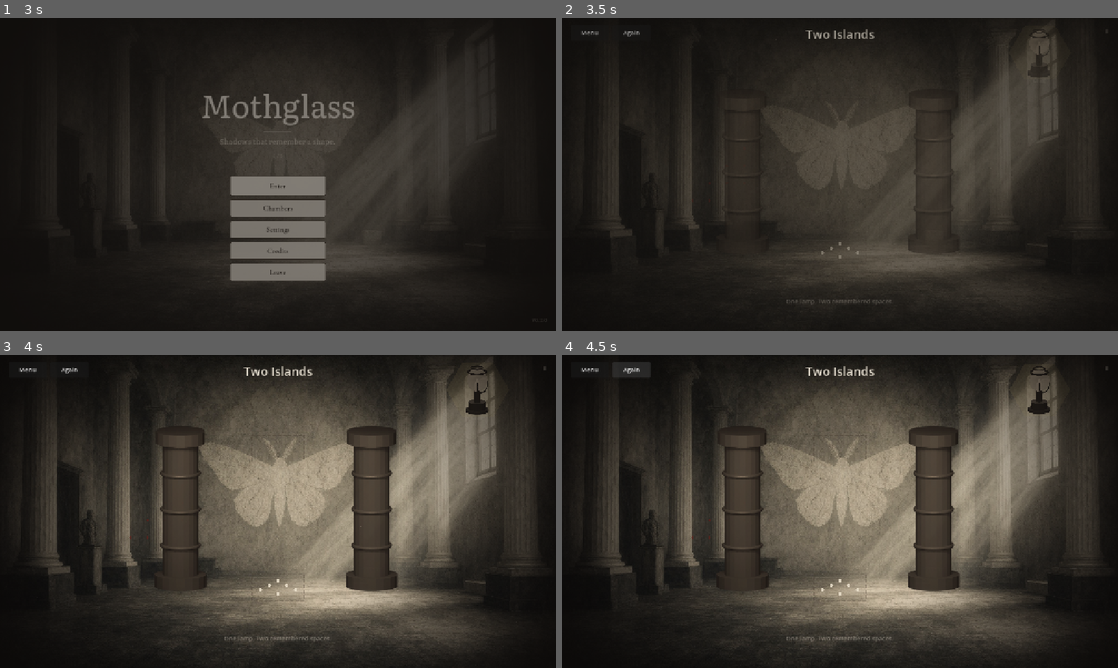
Above: before the commit, frames 1-4 (two rows, left to right).
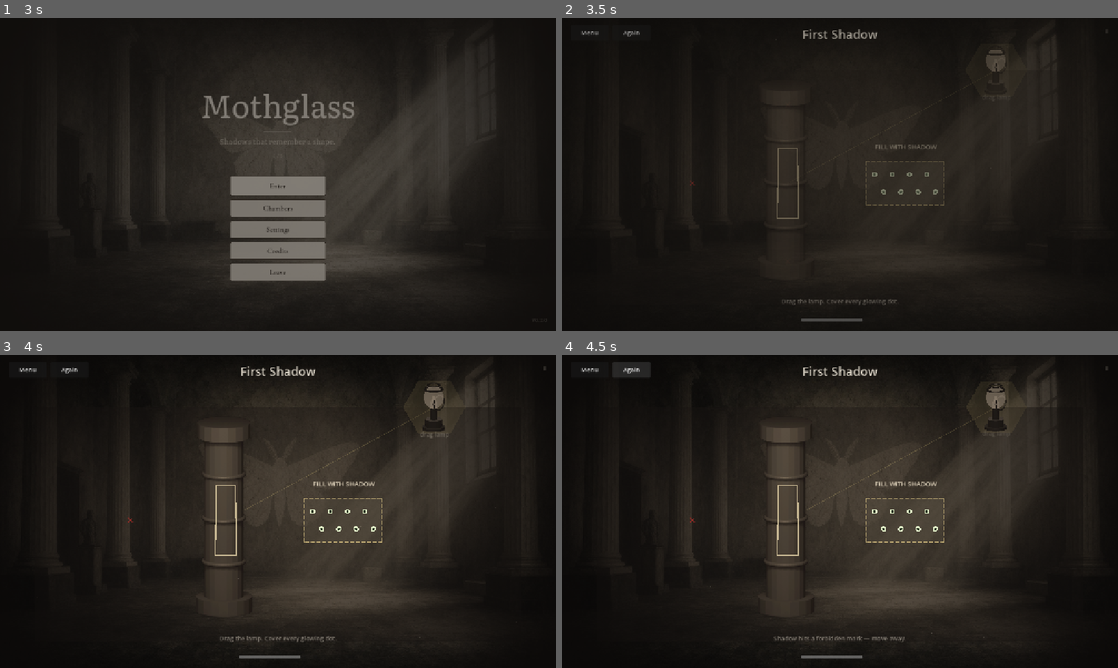
Above: after the commit, the same moments.

Repository: quocXEM/mothglass
Game: Godot game, scene res://scenes/boot.tscn
Two runs of this game, one before a commit and one after it. Both use one fixed random seed, a clock stepped at 60 frames per second and the inputs below.
Inputs (mouse positions are in pixels of both pictures, inside the frame that each line leads up to):
- Up to frame 1 (3 s): tap Enter at 0.5 s; move the mouse to (400, 158) at 0.52 s; tap Q at 0.6, 2.1 s; click (400, 158) at 0.67 s; drag from (166, 190) to (250, 237) at 1.27 s; tap Space at 2 s; move the mouse to (333, 105) at 2.02 s; click (333, 105) at 2.17 s; click "Enter" at 2.75 s
- Up to frame 2 (3.5 s): no input
- Up to frame 3 (4 s): click "Again" at 3.5 s
- Up to frame 4 (4.5 s): click "Again" at 4.25 s

Frame 1 is identical in both runs. In frame 2, 18% of the frame differs, in the area x 9-90%, y 3-97%; in frame 3, 43%; in frame 4, 43%, in the area x 6-96%, y 2-97%.

Commit message:
Làm gameplay dễ hiểu: phản hồi live, vùng phủ rõ, phòng 1 dạy bóng.
Mờ nền trang trí, bóng đậm hơn, tia đèn, giữ 0.7s; R1 một cột rõ ràng.

Co-authored-by: Cursor <cursoragent@cursor.com>

Diff:
--- a/scripts/core/loc.gd
+++ b/scripts/core/loc.gd
@@ -32,18 +32,25 @@
 		"room.again": "Again",
 		"room.pause": "Paused",
 		"room.resume": "Resume",
-		"room.drag": "drag",
-		"room.rotate": "Q  E",
+		"room.drag": "drag lamp",
+		"room.rotate": "Q  E  rotate",
 		"win.title": "Remembered",
 		"win.body": "The shadow holds.",
 		"win.next": "Continue",
 		"win.menu": "Menu",
-		"room.1.title": "Two Islands",
-		"room.1.whisper": "One lamp. Two remembered spaces.",
-		"room.2.title": "Narrow Angle",
-		"room.2.whisper": "Narrower than it looks.",
+		"hint.goal": "Fill the dashed shape with shadow.",
+		"hint.low": "Move the lamp — watch the shadow.",
+		"hint.mid": "Closer… cover more dots.",
+		"hint.high": "Almost — fine-tune the lamp.",
+		"hint.hold": "Hold still…",
+		"hint.anti": "Shadow hits a forbidden mark — move away.",
+		"zone.fill": "FILL WITH SHADOW",
+		"room.1.title": "First Shadow",
+		"room.1.whisper": "Drag the lamp. Cover every glowing dot.",
+		"room.2.title": "Two Shadows",
+		"room.2.whisper": "Two objects. One lamp. Cover the shape below.",
 		"room.3.title": "Turning Memory",
-		"room.3.whisper": "Turn. Then place the lamp.",
+		"room.3.whisper": "Rotate with Q/E, then place the lamp.",
 		"room.4.title": "Skewed Gate",
 		"room.4.whisper": "The gate is not true to the eye.",
 		"room.5.title": "Glass Moth",
@@ -73,18 +80,25 @@
 		"room.again": "Lại",
 		"room.pause": "Tạm dừng",
 		"room.resume": "Tiếp",
-		"room.drag": "kéo",
-		"room.rotate": "Q  E",
+		"room.drag": "kéo đèn",
+		"room.rotate": "Q  E  xoay",
 		"win.title": "Đã nhớ",
 		"win.body": "Bóng giữ hình.",
 		"win.next": "Tiếp",
 		"win.menu": "Menu",
-		"room.1.title": "Hai đảo bóng",
-		"room.1.whisper": "Một đèn. Hai khoảng nhớ.",
-		"room.2.title": "Góc hẹp",
-		"room.2.whisper": "Góc hẹp hơn bạn nghĩ.",
+		"hint.goal": "Phủ vùng nét đứt bằng bóng.",
+		"hint.low": "Kéo đèn — nhìn bóng đen chạy.",
+		"hint.mid": "Gần hơn… phủ thêm chấm sáng.",
+		"hint.high": "Sắp được — chỉnh nhẹ vị trí đèn.",
+		"hint.hold": "Giữ yên…",
+		"hint.anti": "Bóng chạm dấu cấm ✕ — kéo ra.",
+		"zone.fill": "PHỦ BẰNG BÓNG",
+		"room.1.title": "Bóng đầu tiên",
+		"room.1.whisper": "Kéo đèn. Phủ hết mọi chấm sáng.",
+		"room.2.title": "Hai bóng",
+		"room.2.whisper": "Hai vật. Một đèn. Phủ hình phía dưới.",
 		"room.3.title": "Xoay khối nhớ",
-		"room.3.whisper": "Xoay. Rồi đặt đèn.",
+		"room.3.whisper": "Xoay Q/E, rồi đặt đèn.",
 		"room.4.title": "Cổng lệch",
 		"room.4.whisper": "Cổng không thẳng với mắt.",
 		"room.5.title": "Bướm kính",
--- a/scripts/puzzle/room_catalog.gd
+++ b/scripts/puzzle/room_catalog.gd
@@ -34,46 +34,42 @@
 
 
 static func _r1() -> Dictionary:
-	# Hai cột — bóng phải phủ CẢ vùng trên lẫn dưới (túi đèn hẹp).
+	# Tutorial rõ: 1 cột, kéo đèn SANG TRÁI → bóng phủ vùng PHẢI.
 	return {
-		"title": "Hai đảo bóng",
-		"whisper": "Một bóng. Hai khoảng nhớ.",
-		"lamp": Vector2(1100, 80),
-		"shadow_length": 280.0,
-		"threshold": 0.9,
+		"title": "Bóng đầu tiên",
+		"whisper": "Kéo đèn. Phủ hết mọi chấm sáng.",
+		"lamp": Vector2(1000, 120),
+		"shadow_length": 420.0,
+		"threshold": 0.88,
 		"rotatable": false,
 		"props": [
-			{"pos": Vector2(420, 360), "poly": _poly([Vector2(-20, -60), Vector2(20, -60), Vector2(22, 60), Vector2(-22, 60)]), "sprite": "prop_pillar", "sprite_scale": Vector2(0.55, 0.7)},
-			{"pos": Vector2(860, 360), "poly": _poly([Vector2(-20, -60), Vector2(20, -60), Vector2(22, 60), Vector2(-22, 60)]), "sprite": "prop_pillar", "sprite_scale": Vector2(0.55, 0.7)},
+			{"pos": Vector2(520, 380), "poly": _poly([Vector2(-22, -80), Vector2(22, -80), Vector2(24, 80), Vector2(-24, 80)]), "sprite": "prop_pillar", "sprite_scale": Vector2(0.6, 0.85)},
 		],
 		"target_samples": [
-			Vector2(640, 200), Vector2(620, 210), Vector2(660, 210), Vector2(640, 230), Vector2(600, 220), Vector2(680, 220),
-			Vector2(640, 520), Vector2(620, 530), Vector2(660, 530), Vector2(640, 550), Vector2(600, 540), Vector2(680, 540),
+			Vector2(720, 360), Vector2(760, 360), Vector2(800, 360), Vector2(840, 360),
+			Vector2(740, 400), Vector2(780, 400), Vector2(820, 400), Vector2(860, 400),
 		],
 		"anti_samples": [
-			Vector2(420, 300), Vector2(420, 340), Vector2(420, 380), Vector2(300, 420),
-			Vector2(340, 380), Vector2(340, 420), Vector2(380, 340), Vector2(380, 380),
+			Vector2(520, 200), Vector2(520, 560), Vector2(300, 380),
 		],
 		"target_outline": _poly([
-			Vector2(580, 185), Vector2(700, 185), Vector2(700, 245), Vector2(580, 245),
-		]),
-		"target_outline_b": _poly([
-			Vector2(580, 505), Vector2(700, 505), Vector2(700, 565), Vector2(580, 565),
+			Vector2(700, 330), Vector2(880, 330), Vector2(880, 430), Vector2(700, 430),
 		]),
 	}
 
 
 static func _r2() -> Dictionary:
+	# Hai nêm — bóng phải phủ vùng DƯỚI. Đèn đúng khoảng phía trên giữa-phải.
 	return {
-		"title": "Góc hẹp",
-		"whisper": "Góc hẹp hơn bạn nghĩ.",
+		"title": "Hai bóng",
+		"whisper": "Hai vật. Một đèn. Phủ hình phía dưới.",
 		"lamp": Vector2(80, 600),
 		"shadow_length": 340.0,
-		"threshold": 0.92,
+		"threshold": 0.9,
 		"rotatable": false,
 		"props": [
-			{"pos": Vector2(500, 340), "poly": _poly([Vector2(0, -70), Vector2(55, 45), Vector2(-55, 45)]), "sprite": "prop_wedge", "sprite_scale": Vector2(0.85, 0.85)},
-			{"pos": Vector2(780, 340), "poly": _poly([Vector2(0, -70), Vector2(55, 45), Vector2(-55, 45)]), "sprite": "prop_wedge", "sprite_scale": Vector2(0.85, 0.85)},
+			{"pos": Vector2(500, 340), "poly": _poly([Vector2(0, -70), Vector2(55, 45), Vector2(-55, 45)]), "sprite": "prop_wedge", "sprite_scale": Vector2(0.9, 0.9)},
+			{"pos": Vector2(780, 340), "poly": _poly([Vector2(0, -70), Vector2(55, 45), Vector2(-55, 45)]), "sprite": "prop_wedge", "sprite_scale": Vector2(0.9, 0.9)},
 		],
 		"target_samples": [
 			Vector2(640, 560), Vector2(610, 575), Vector2(670, 575), Vector2(640, 595),
@@ -81,7 +77,7 @@
 			Vector2(600, 585), Vector2(680, 585),
 		],
 		"anti_samples": [
-			Vector2(640, 420), Vector2(560, 400), Vector2(720, 400), Vector2(640, 480), Vector2(500, 500), Vector2(780, 500),
+			Vector2(640, 420), Vector2(560, 400), Vector2(720, 400), Vector2(640, 480),
 		],
 		"target_outline": _poly([
 			Vector2(560, 540), Vector2(720, 540), Vector2(730, 620), Vector2(550, 620),
--- a/scripts/puzzle/room_controller.gd
+++ b/scripts/puzzle/room_controller.gd
@@ -44,7 +44,10 @@
 var _whisper_shown := true
 var _paused := false
 var _solve_hold := 0.0
-const SOLVE_HOLD_SEC := 0.55
+const SOLVE_HOLD_SEC := 0.7
+var _rays: Node2D
+var _stage: Polygon2D
+var _last_bad := 0.0
 
 
 func _ready() -> void:
@@ -107,13 +110,29 @@
 	bg.position = Vector2.ZERO
 	if bg.texture:
 		bg.scale = Vector2(1280.0 / float(bg.texture.get_width()), 720.0 / float(bg.texture.get_height()))
-	bg.modulate = Color(0.92, 0.9, 0.86, 1)
+	# Dim decorative wall art so puzzle props/shadows read first
+	bg.modulate = Color(0.55, 0.52, 0.48, 1)
 
 	if ResourceLoader.exists(ART + "vignette.png"):
 		vignette.texture = load(ART + "vignette.png")
 		vignette.centered = false
 		vignette.position = Vector2.ZERO
-		vignette.modulate = Color(1, 1, 1, 0.9)
+		vignette.modulate = Color(1, 1, 1, 0.95)
+
+	# Puzzle stage — separates play area from background moth decoration
+	if _stage == null:
+		_stage = Polygon2D.new()
+		_stage.z_index = -2
+		_stage.color = Color(0.12, 0.1, 0.09, 0.45)
+		_stage.polygon = PackedVector2Array([
+			Vector2(80, 120), Vector2(1200, 120), Vector2(1200, 660), Vector2(80, 660),
+		])
+		$World.add_child(_stage)
+		$World.move_child(_stage, 1)
+	if _rays == null:
+		_rays = Node2D.new()
+		_rays.z_index = 0
+		$World.add_child(_rays)
 
 	var lamp_tex := _tex("lamp.png")
 	if lamp_tex:
@@ -171,13 +190,21 @@
 			spr.texture = tex
 			spr.centered = true
 			spr.scale = p.get("sprite_scale", Vector2(0.7, 0.7))
-			spr.modulate = Color(0.95, 0.92, 0.88, 0.95)
+			spr.modulate = Color(1, 0.98, 0.94, 1)
 			holder.add_child(spr)
 		else:
 			var poly := Polygon2D.new()
 			poly.polygon = p.poly
-			poly.color = Color(0.22, 0.18, 0.15, 0.92)
+			poly.color = Color(0.28, 0.24, 0.2, 1)
 			holder.add_child(poly)
+		# Bright rim so props don't vanish into background
+		var rim := Line2D.new()
+		rim.width = 3.0
+		rim.default_color = Color(0.95, 0.88, 0.7, 0.75)
+		rim.closed = true
+		for pt in p.poly:
+			rim.add_point(pt)
+		holder.add_child(rim)
 
 		_prop_data.append({
 			"node": holder,
@@ -195,9 +222,6 @@
 			_dragging = true
 			_drag_off = lamp.global_position - get_global_mouse_position()
 			lamp_hint.visible = false
-			if _whisper_shown:
-				_whisper_shown = false
-				create_tween().tween_property(whisper_l, "modulate:a", 0.0, 0.8)
 			AudioBus.play_soft()
 		else:
 			_dragging = false
@@ -281,8 +305,11 @@
 
 	var result: Dictionary = ShadowMath.solve_score(_samples, _anti, shadow_polys)
 	_coverage = float(result.score)
+	_last_bad = float(result.bad)
 	progress.value = _coverage * 100.0
-	progress.modulate.a = lerpf(0.25, 0.85, _coverage)
+	progress.modulate.a = lerpf(0.35, 0.95, _coverage)
+	_update_feedback()
+	_draw_rays(lamp_pos)
 
 	var flags: Array = []
 	for s in _samples:
@@ -309,18 +336,55 @@
 	var matching := (not _solved) and _coverage >= _threshold and float(result.bad) <= 0.25
 	if matching:
 		_solve_hold += get_process_delta_time()
+		if target_ghost.has_method("set_hold"):
+			target_ghost.set_hold(_solve_hold / SOLVE_HOLD_SEC)
 		if _solve_hold >= SOLVE_HOLD_SEC:
 			_on_solved()
 	else:
 		_solve_hold = 0.0
+		if target_ghost.has_method("set_hold"):
+			target_ghost.set_hold(0.0)
+
+
+func _update_feedback() -> void:
+	whisper_l.modulate.a = 0.9
+	var key := "hint.low"
+	if _last_bad > 0.25:
+		key = "hint.anti"
+	elif _solve_hold > 0.05:
+		key = "hint.hold"
+	elif _coverage >= 0.75:
+		key = "hint.high"
+	elif _coverage >= 0.35:
+		key = "hint.mid"
+	elif _coverage < 0.08:
+		key = "hint.goal" if GameState.current_room <= 2 else "hint.low"
+	whisper_l.text = Loc.tr_key(key)
+	if target_ghost.has_method("set_status"):
+		target_ghost.set_status(Loc.tr_key("zone.fill"))
+
+
+func _draw_rays(lamp_pos: Vector2) -> void:
+	if _rays == null:
+		return
+	for c in _rays.get_children():
+		c.queue_free()
+	for item in _prop_data:
+		var node: Node2D = item.node
+		var line := Line2D.new()
+		line.width = 1.5
+		line.default_color = Color(1.0, 0.9, 0.55, 0.18)
+		line.add_point(_rays.to_local(lamp_pos))
+		line.add_point(_rays.to_local(node.global_position))
+		_rays.add_child(line)
 
 
 func _draw_soft_shadow(sh: PackedVector2Array) -> void:
-	# Layered translucent polys = soft ink shadow without debug edges
+	# Darker, clearer shadows so cause→effect is obvious
 	var layers := [
-		{"scale": 1.06, "a": 0.1, "off": Vector2(10, 8)},
-		{"scale": 1.02, "a": 0.16, "off": Vector2(5, 4)},
-		{"scale": 1.0, "a": 0.34, "off": Vector2.ZERO},
+		{"scale": 1.08, "a": 0.14, "off": Vector2(12, 10)},
+		{"scale": 1.03, "a": 0.22, "off": Vector2(6, 5)},
+		{"scale": 1.0, "a": 0.48, "off": Vector2.ZERO},
 	]
 	var center := Vector2.ZERO
 	for p in sh:
--- a/scripts/puzzle/target_ghost.gd
+++ b/scripts/puzzle/target_ghost.gd
@@ -1,14 +1,15 @@
 extends Node2D
-## Mục tiêu tinh tế — không HUD debug, không chữ to.
+## Vùng bóng cần phủ — đọc được ngay, không giống debug đỏ.
 
 var outlines: Array = []
 var samples: Array = []
 var anti: Array = []
 var covered: Array = []
 var anti_hit: Array = []
-var fill_alpha := 0.05
+var fill_alpha := 0.08
 var pulse := 0.0
-var show_guides := true
+var hold_t := 0.0 # 0..1 while holding solve
+var status := "" # short label above zone
 
 
 func set_target(outline_list: Array, sample_pts: Array, anti_pts: Array = []) -> void:
@@ -21,6 +22,8 @@
 		covered.append(false)
 	for _i in anti.size():
 		anti_hit.append(false)
+	hold_t = 0.0
+	status = ""
 	queue_redraw()
 
 
@@ -31,12 +34,22 @@
 
 
 func set_progress(t: float) -> void:
-	fill_alpha = lerpf(0.04, 0.18, t)
+	fill_alpha = lerpf(0.08, 0.32, t)
+	queue_redraw()
+
+
+func set_hold(t: float) -> void:
+	hold_t = clampf(t, 0.0, 1.0)
+	queue_redraw()
+
+
+func set_status(text: String) -> void:
+	status = text
 	queue_redraw()
 
 
 func _process(delta: float) -> void:
-	pulse += delta * 1.4
+	pulse += delta * 1.6
 	queue_redraw()
 
 
@@ -44,29 +57,50 @@
 	for outline in outlines:
 		if outline.size() < 3:
 			continue
-		# Soft ink wash
+		# Readable wash + border
+		draw_colored_polygon(outline, Color(0.95, 0.88, 0.7, fill_alpha * 0.55))
 		draw_colored_polygon(outline, Color(0.12, 0.1, 0.09, fill_alpha))
-		# Hairline dashed — parchment ink, not alert red
-		var col := Color(0.25, 0.2, 0.16, 0.35 + 0.12 * sin(pulse))
-		_dashed(outline, col, 1.25)
+		var col := Color(0.92, 0.82, 0.55, 0.55 + 0.2 * sin(pulse))
+		if hold_t > 0.05:
+			col = Color(0.85, 0.95, 0.75, 0.55 + 0.35 * hold_t)
+		_dashed(outline, col, 2.0)
+		# Hold ring progress on zone
+		if hold_t > 0.02:
+			var aabb := _aabb(outline)
+			var c := aabb.get_center()
+			draw_arc(c, mini(aabb.size.x, aabb.size.y) * 0.35, -PI * 0.5, -PI * 0.5 + TAU * hold_t, 48, Color(0.9, 0.95, 0.8, 0.85), 3.0, true)
 
+	var filled := 0
 	for i in samples.size():
 		var p: Vector2 = samples[i]
 		var ok: bool = i < covered.size() and covered[i]
 		if ok:
-			draw_circle(p, 3.5, Color(0.92, 0.88, 0.8, 0.85))
+			filled += 1
+			draw_circle(p, 6.0, Color(0.9, 0.95, 0.8, 0.95))
+			draw_circle(p, 2.5, Color(0.15, 0.2, 0.12, 1))
 		else:
-			var a := 0.25 + 0.15 * absf(sin(pulse + float(i) * 0.5))
-			draw_arc(p, 4.0, 0.0, TAU, 16, Color(0.2, 0.16, 0.12, a), 1.1, true)
+			var a := 0.45 + 0.25 * absf(sin(pulse + float(i) * 0.5))
+			draw_arc(p, 6.0, 0.0, TAU, 20, Color(0.95, 0.85, 0.55, a), 2.0, true)
+			draw_circle(p, 2.0, Color(0.95, 0.85, 0.55, a * 0.7))
 
-	# Anti zones: barely visible until hit
 	for i in anti.size():
 		var p: Vector2 = anti[i]
 		var hit: bool = i < anti_hit.size() and anti_hit[i]
-		if hit:
-			draw_circle(p, 3.0, Color(0.45, 0.12, 0.1, 0.55))
-		elif show_guides:
-			draw_circle(p, 2.0, Color(0.15, 0.12, 0.1, 0.12))
+		var col := Color(0.75, 0.2, 0.18, 0.85) if hit else Color(0.55, 0.25, 0.2, 0.35)
+		draw_line(p + Vector2(-5, -5), p + Vector2(5, 5), col, 2.0, true)
+		draw_line(p + Vector2(-5, 5), p + Vector2(5, -5), col, 2.0, true)
+
+	if not outlines.is_empty() and status != "":
+		var aabb := _aabb(outlines[0])
+		var pos := Vector2(aabb.position.x + aabb.size.x * 0.5 - 70.0, aabb.position.y - 28.0)
+		draw_string(ThemeDB.fallback_font, pos, status, HORIZONTAL_ALIGNMENT_LEFT, -1, 15, Color(0.95, 0.9, 0.8, 0.9))
+
+
+func _aabb(poly: PackedVector2Array) -> Rect2:
+	var r := Rect2(poly[0], Vector2.ZERO)
+	for p in poly:
+		r = r.expand(p)
+	return r
 
 
 func _dashed(poly: PackedVector2Array, color: Color, width: float) -> void:
@@ -81,7 +115,7 @@
 		var t := 0.0
 		var on := true
 		while t < length:
-			var seg := 7.0 if on else 5.0
+			var seg := 8.0 if on else 5.0
 			var t2 := minf(t + seg, length)
 			if on:
 				draw_line(a + dir * t, a + dir * t2, color, width, true)
